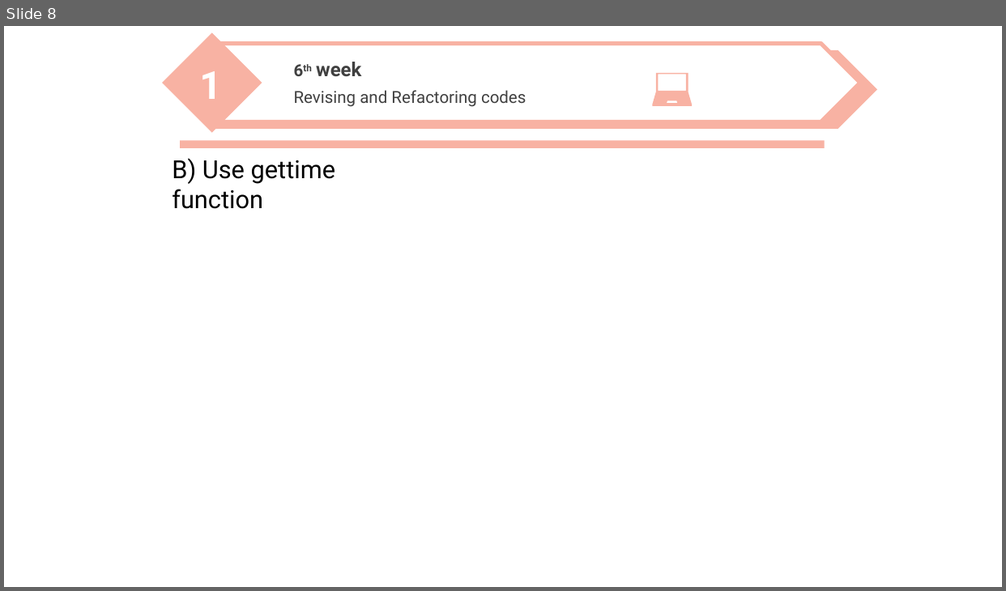
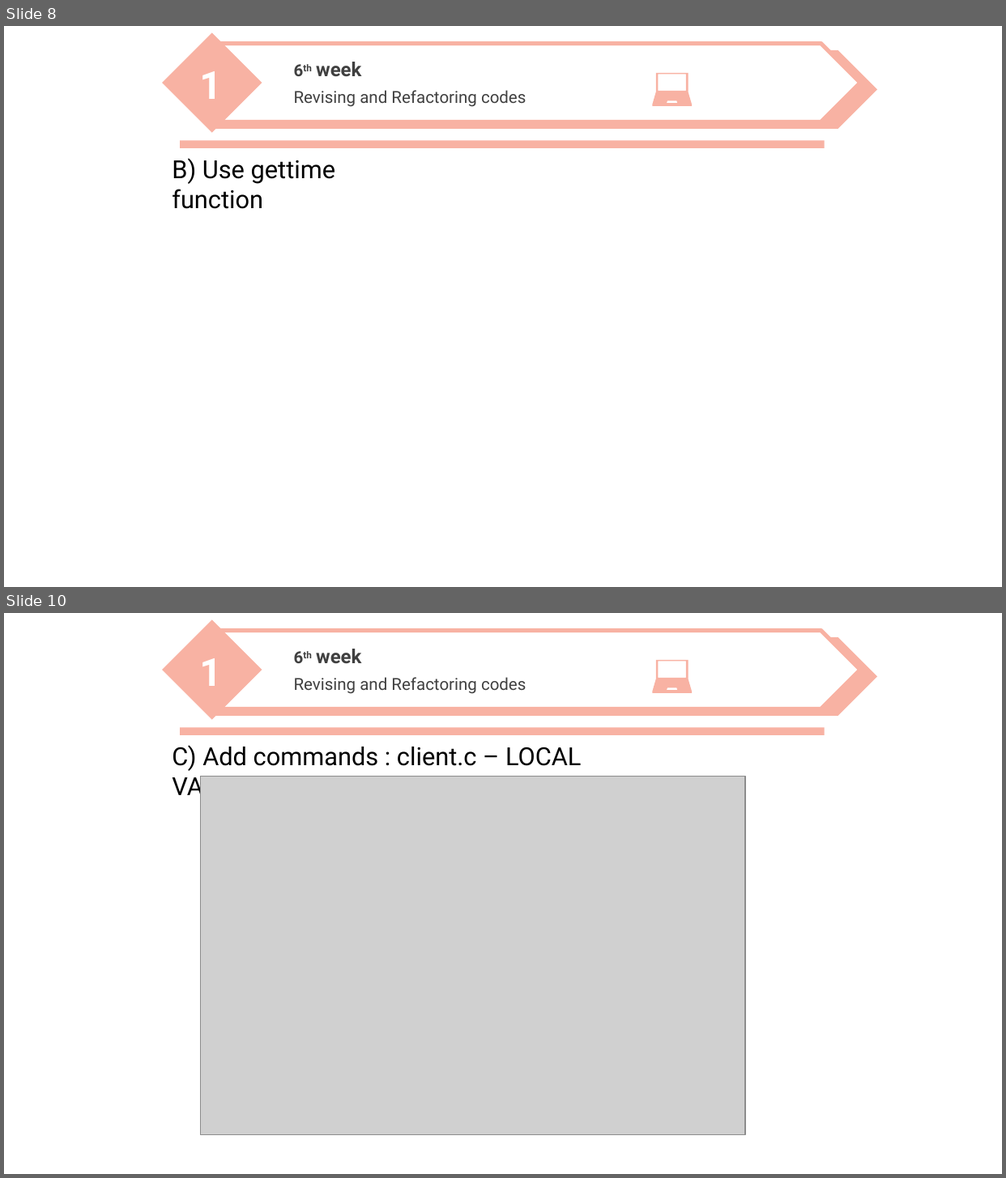
Before and after one commit to nicesick/Prototyping-Delay-Aware-V2X-Safe-Communications, a slide deck: presentation/presentation_3.pptx. Shown one above the other, each under a label of ours: slide 8 before the commit, slides 8 and 10 after it; the slides between them are not shown. The pictures are 1006x591 and 1006x1178 pixels, drawn with LibreOffice and Linux fonts; fonts in the diff are those of the drawing; grey boxes stand for pictures; background and template pictures are left out. Boxes give left, top, right and bottom in pixels: in the first picture for what was removed or moved away, otherwise in the second. Text is boxed around its words. In the diff, an @@ line names an element or a change of style, - is before the commit and + after.

```diff
--- a/presentation/presentation_3.pptx
+++ b/presentation/presentation_3.pptx
@@ slide 10 added at box(4, 613, 1002, 1174), background picture (left out) @@
@@ freeform shape added at box(653, 660, 692, 693), fill #F8B2A3 @@
@@ group added at box(162, 620, 877, 720): 3 texts, 2 pentagon arrows, 1 diamond @@
+1
+6th week
+Revising and Refactoring codes
@@ rectangle added at box(180, 728, 825, 736), fill #F8B2A3 @@
@@ text added at box(172, 745, 581, 802), 18 pt, text #000000 @@
+C) Add commands : client.c – LOCAL VARIABLE
@@ picture added at box(201, 777, 745, 1135) @@
```
Also in this commit, not shown: 2 slides changed, 11 other slides added, 1 other file.
